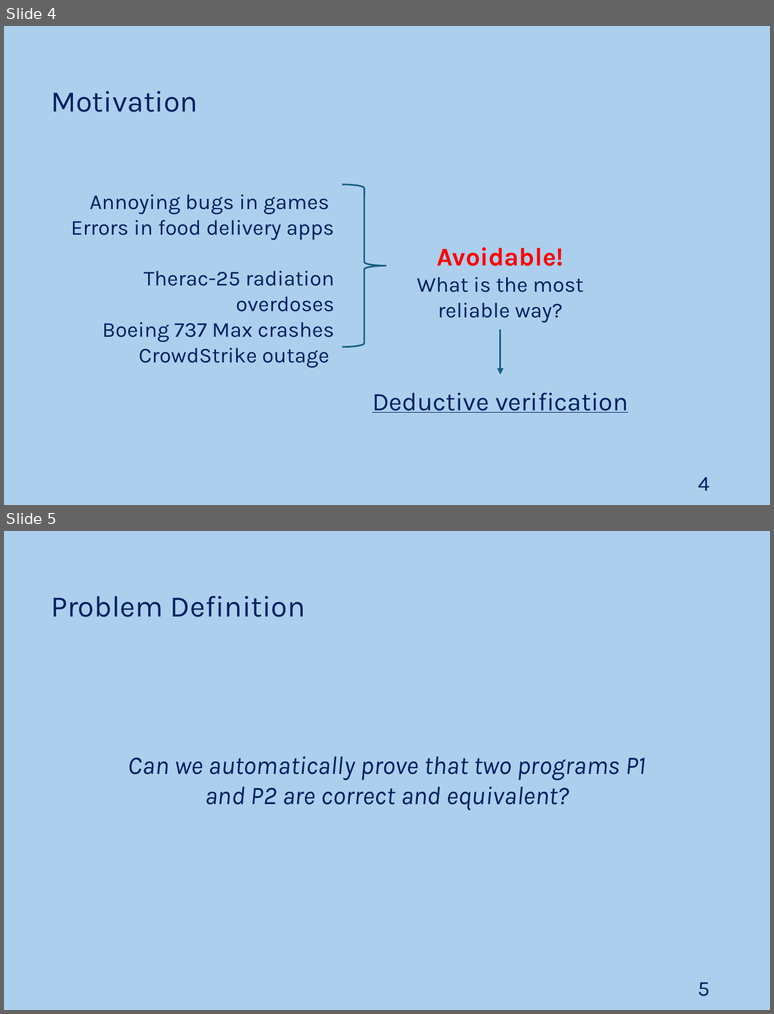
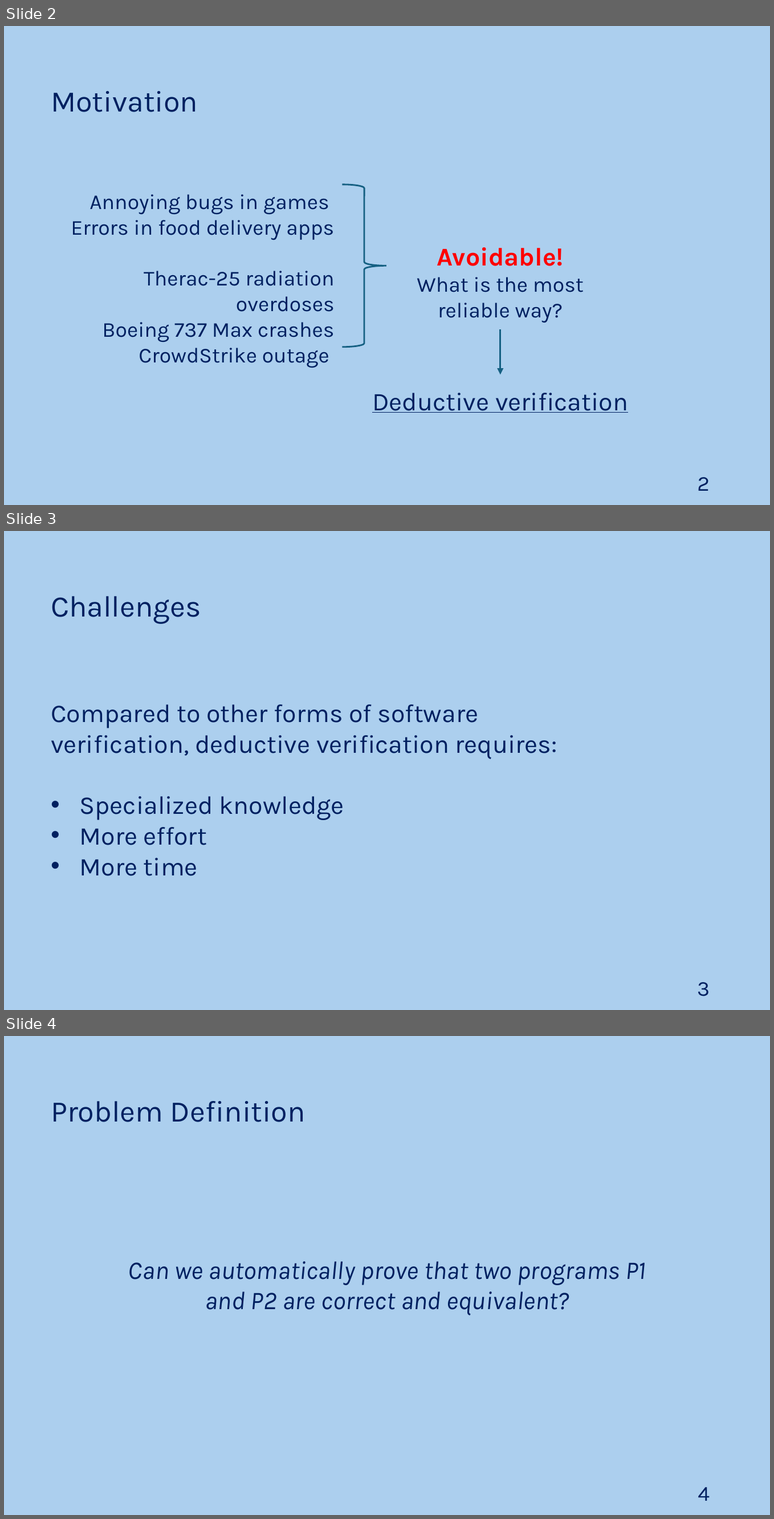
Before and after one commit to JoaoNini75/MasterThesis, a slide deck: Ap Prep Tese.pptx. Shown one above the other, each under a label of ours: slides 4 and 5 before the commit, slides 2, 3 and 4 after it. The pictures are 774x1014 and 774x1519 pixels, drawn with LibreOffice and Linux fonts; fonts in the diff are those of the drawing. Boxes give left, top, right and bottom in pixels: in the first picture for what was removed or moved away, otherwise in the second. Text is boxed around its words. In the diff, an @@ line names an element or a change of style, - is before the commit and + after.

```diff
--- a/Ap Prep Tese.pptx
+++ b/Ap Prep Tese.pptx
@@ slide 3 added at <box>4,531,770,1010</box>, background #ACCFEE @@
@@ text added at <box>51,596,201,624</box>, 28 pt, text #002060 @@
+Challenges
@@ text added at <box>51,704,557,876</box>, 24 pt, text #002060 @@
+Compared to other forms of software verification, deductive verification requires:
+• Specialized knowledge
+• More effort
+• More time
@@ page number added at <box>697,982,710,996</box>, 20 pt, text #002060 @@
+3
@@ what was slide 4 is now slide 2 @@
@@ page number at <box>697,477,710,491</box>: text changed @@
-4
+2
@@ what was slide 5 is now slide 4 @@
@@ page number at <box>698,1487,710,1501</box>: text changed @@
-5
+4
```
Also in this commit, not shown: 5 slides changed, 4 other slides added, 4 slides removed.
